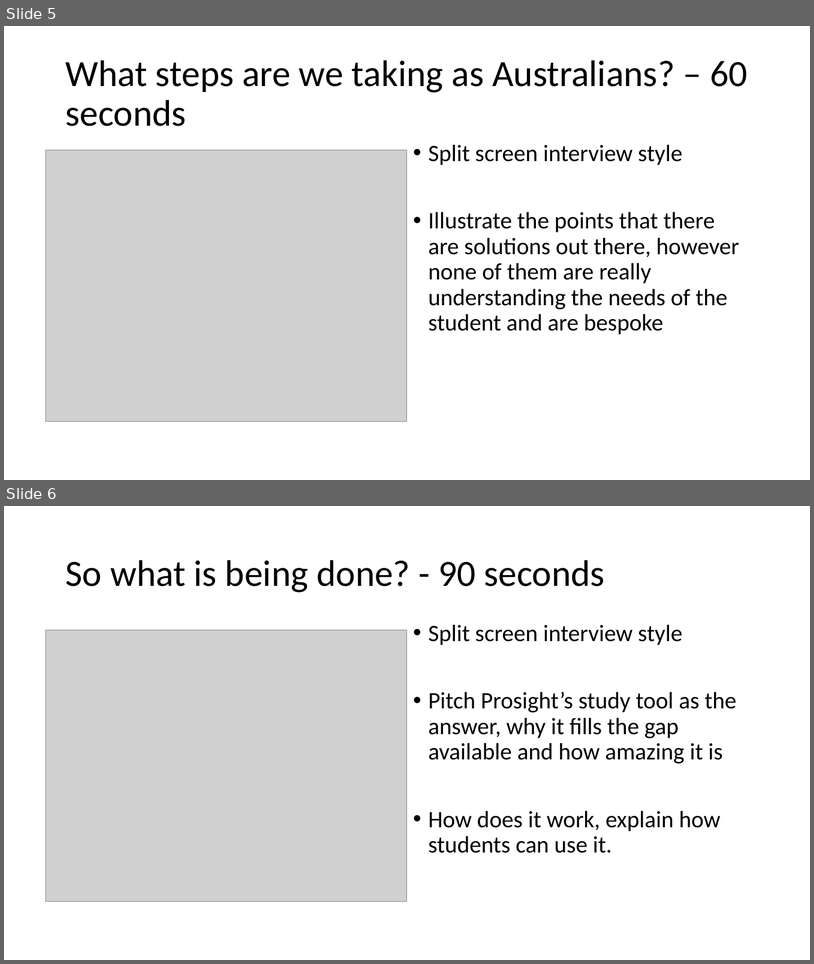
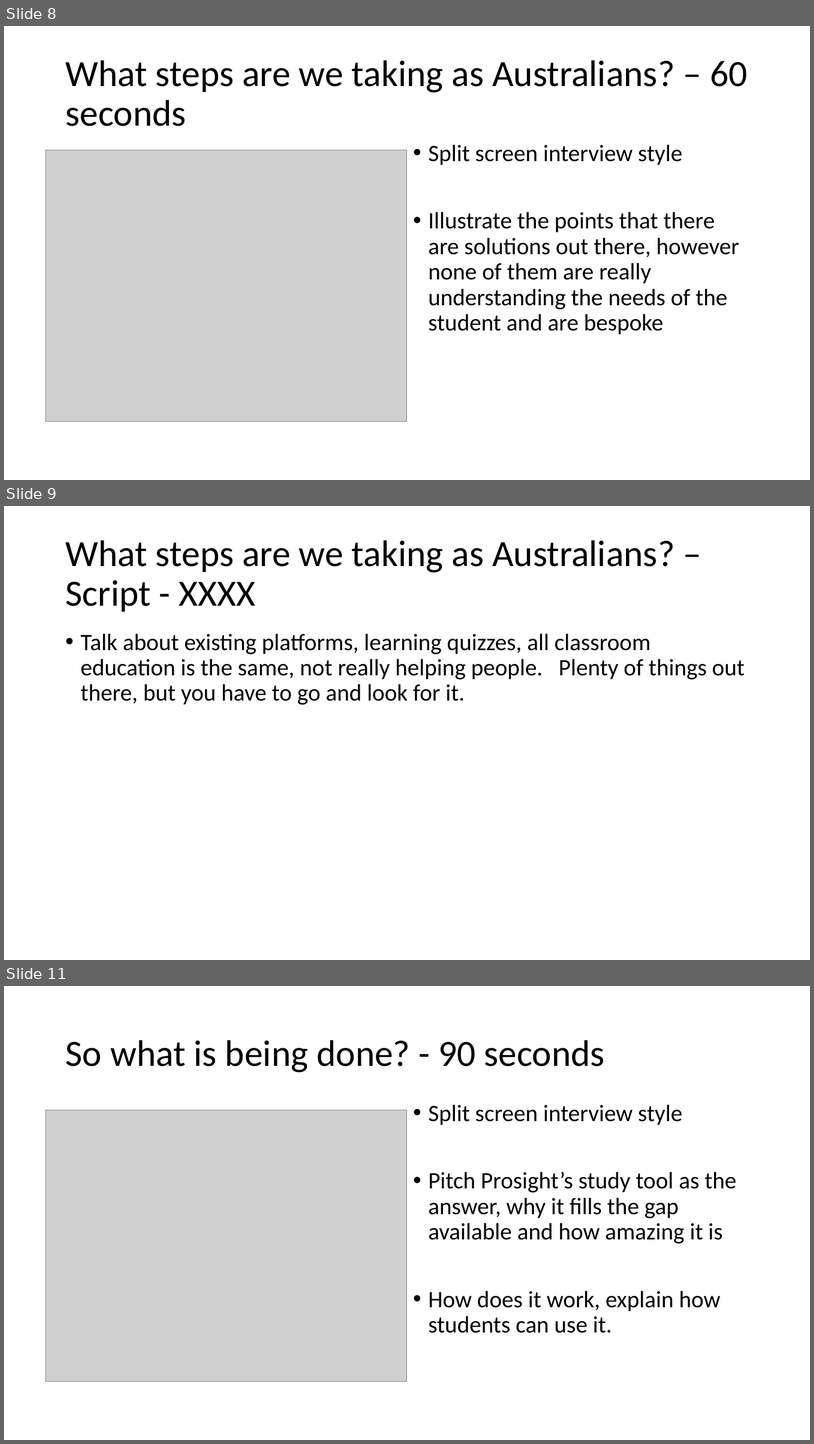
Before and after one commit to Brandon-M-Tech/Project-Assignment-3, a slide deck: storyboard-draft.pptx. Shown one above the other, each under a label of ours: slides 5 and 6 before the commit, slides 8, 9 and 11 after it; the slides between them are not shown. The pictures are 814x964 and 814x1444 pixels, drawn with LibreOffice and Linux fonts; fonts in the diff are those of the drawing; grey boxes stand for pictures. Boxes give left, top, right and bottom in pixels: in the first picture for what was removed or moved away, otherwise in the second. Text is boxed around its words. In the diff, an @@ line names an element or a change of style, - is before the commit and + after.

Commit message:
updated storyboard with draft script

```diff
--- a/storyboard-draft.pptx
+++ b/storyboard-draft.pptx
@@ slide 9 added at (x1=4, y1=506, x2=810, y2=960), background #FFFFFF @@
@@ title added at (x1=65, y1=540, x2=675, y2=612), 44 pt, text #000000 @@
+What steps are we taking as Australians? – Script - XXXX
@@ text added at (x1=81, y1=633, x2=745, y2=705), 28 pt, text #000000 @@
+• Talk about existing platforms, learning quizzes, all classroom education is the same, not really helping people. Plenty of things out there, but you have to go and look for it.
@@ what was slide 5 is now slide 8 @@
@@ what was slide 6 is now slide 11 @@
```
Also in this commit, not shown: 10 other slides added.
